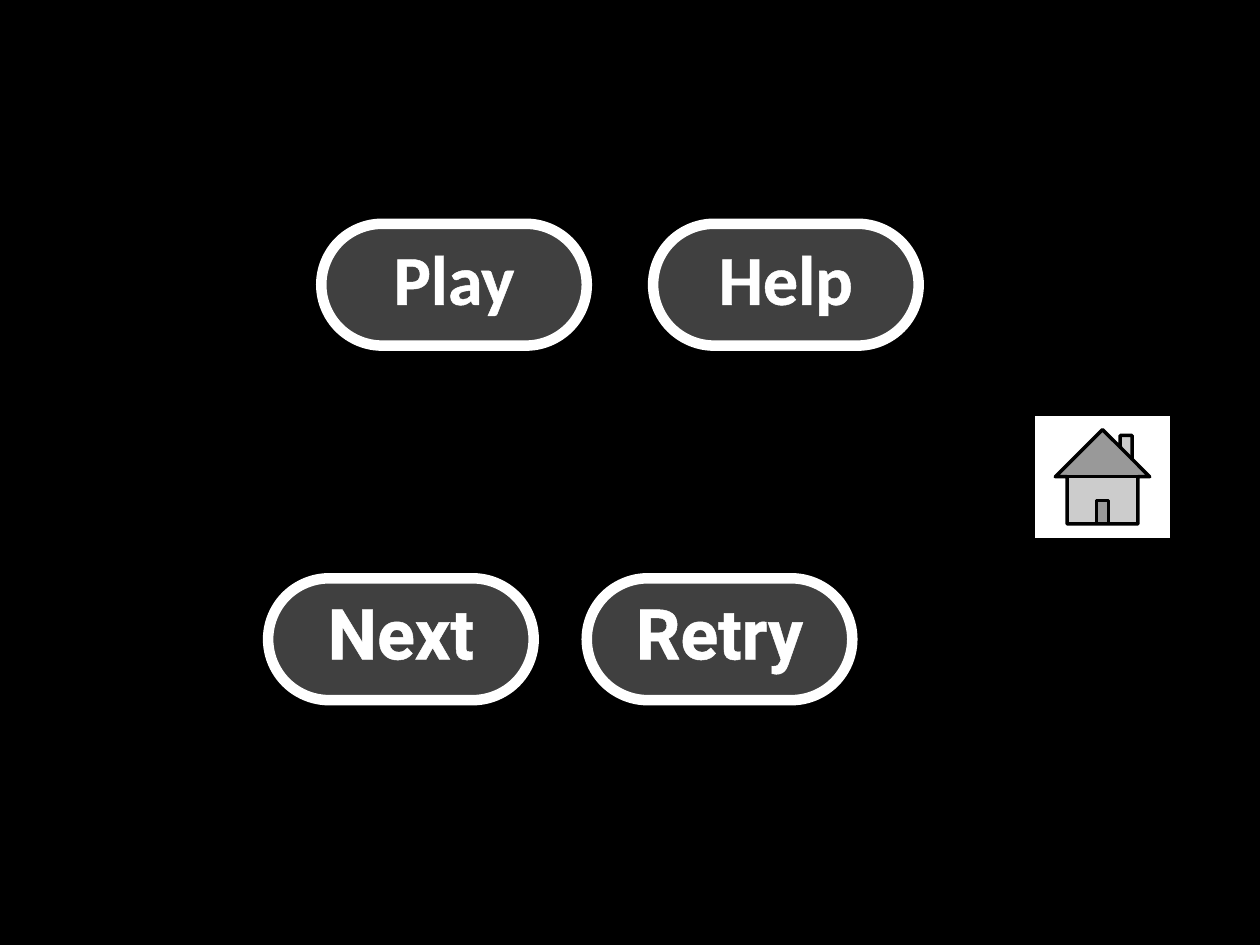
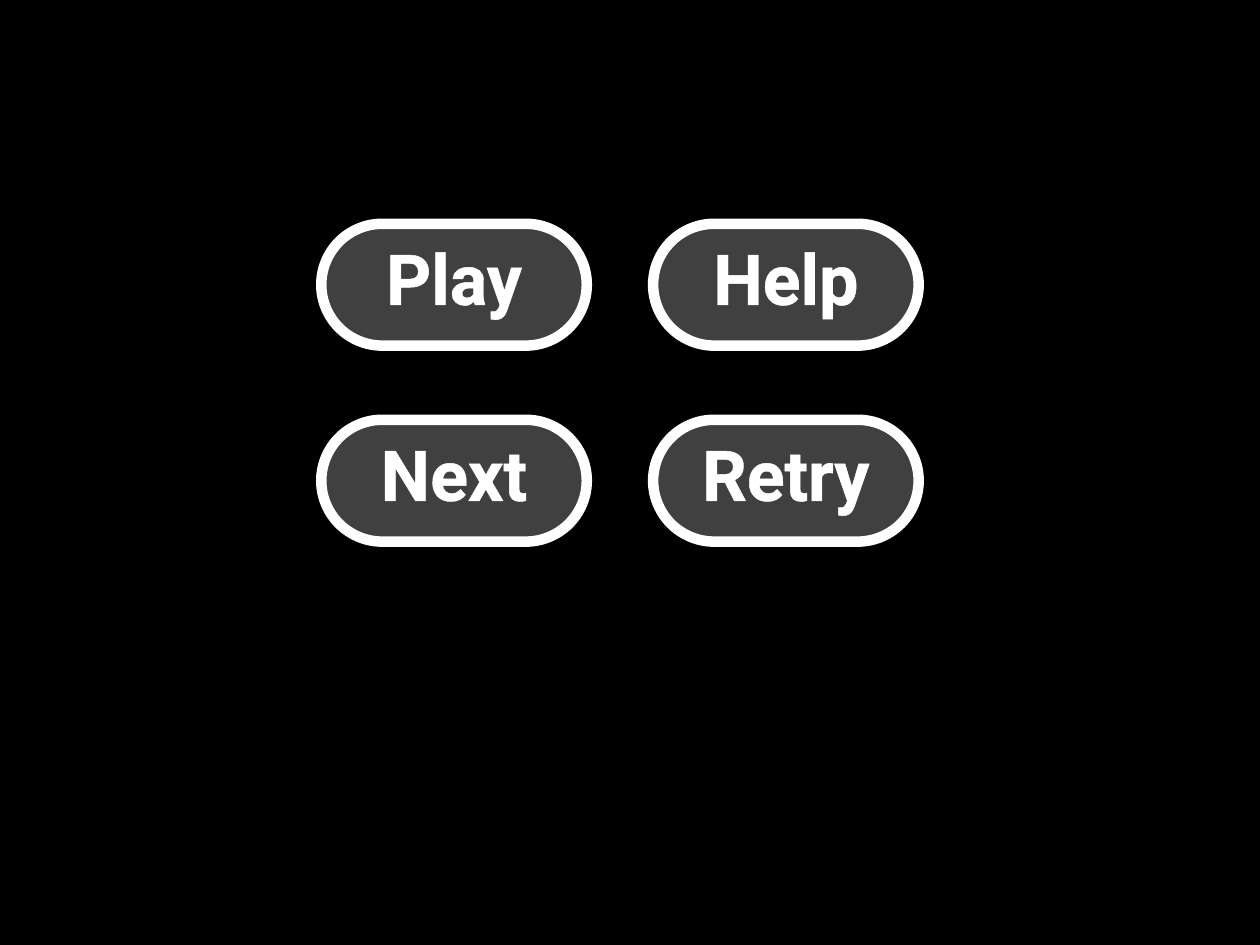
Before and after one commit to stephtelolahy/ZEMO, a slide deck: slide 2 of playStore/logo_making_of.pptx. Drawn at 1260x945 pixels with LibreOffice and Linux fonts; fonts in the diff are those of the drawing. Boxes give left, top, right and bottom in pixels: in the first picture for what was removed or moved away, otherwise in the second. Text is boxed around its words. In the diff, an @@ line names an element or a change of style, - is before the commit and + after.

```diff
--- a/playStore/logo_making_of.pptx
+++ b/playStore/logo_making_of.pptx
@@ rounded rectangle "Play" at (x1=321, y1=224, x2=587, y2=346): font Calibri to Roboto @@
@@ rounded rectangle "Help" at (x1=653, y1=224, x2=919, y2=346): font Calibri to Roboto @@
@@ action button home removed at (x1=1033, y1=413, x2=1171, y2=539) @@
@@ rounded rectangle "Next" moved from (x1=268, y1=578, x2=534, y2=701) to (x1=321, y1=420, x2=587, y2=542) @@
@@ rounded rectangle "Retry" moved from (x1=587, y1=578, x2=853, y2=701) to (x1=653, y1=420, x2=919, y2=542) @@
```
Also in this commit, not shown: 7 other files.
